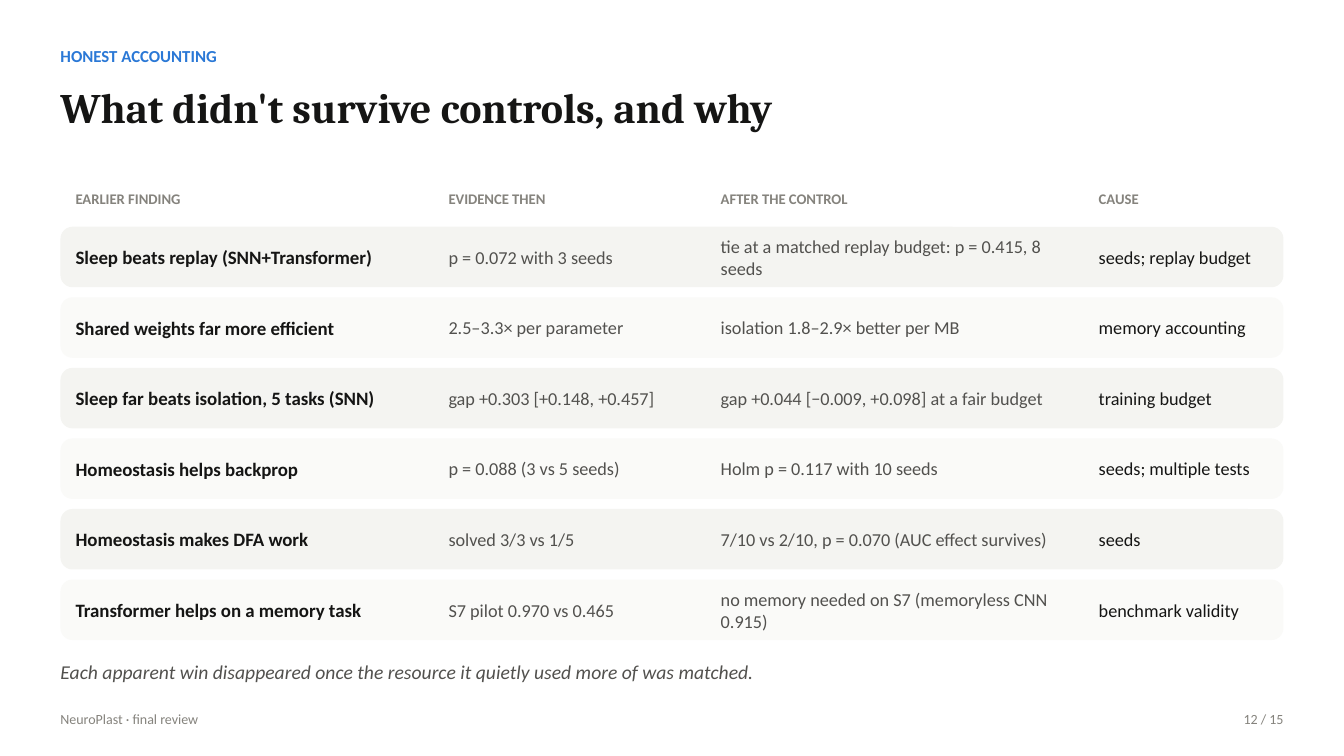
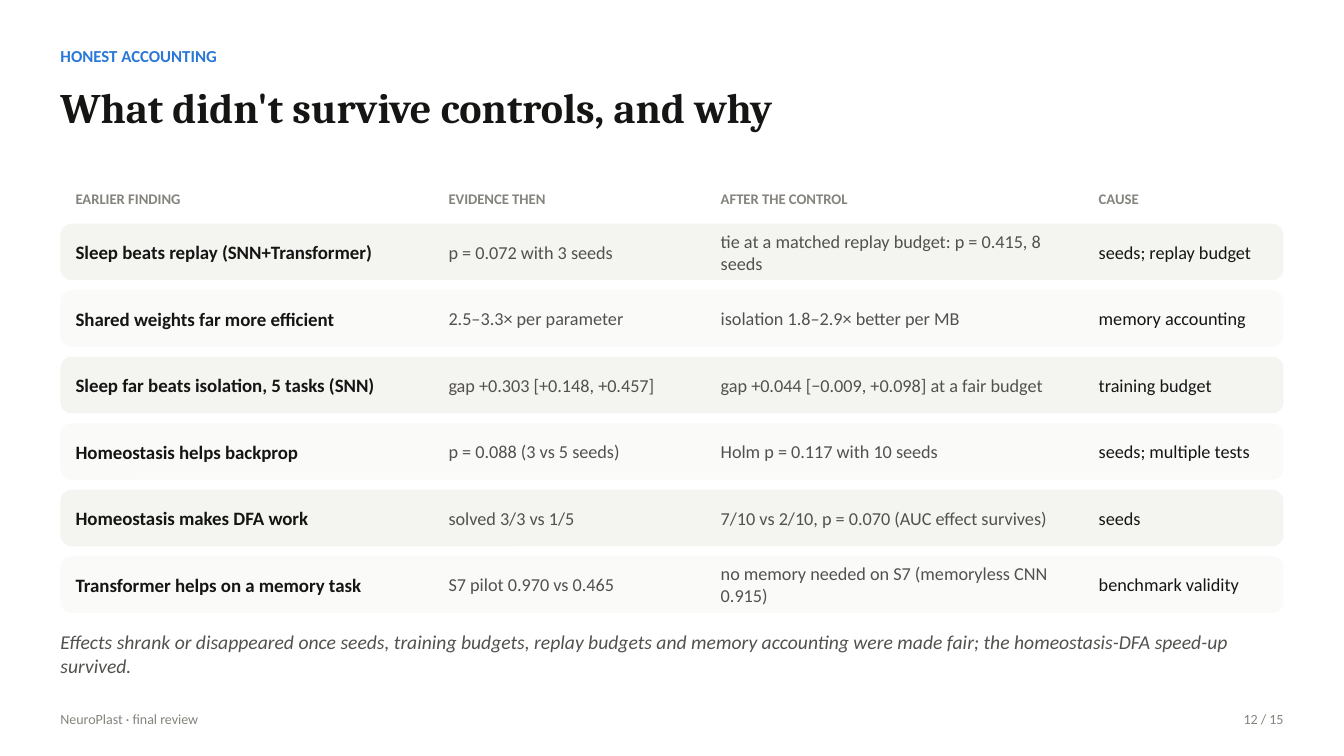
Before and after one commit to VT69/NeuroPlast, a slide deck: slide 12 of presentation/NeuroPlast_final_review.pptx. Drawn at 1344x756 pixels with LibreOffice and Linux fonts; fonts in the diff are those of the drawing. Boxes give left, top, right and bottom in pixels: in the first picture for what was removed or moved away, otherwise in the second. Text is boxed around its words. In the diff, an @@ line names an element or a change of style, - is before the commit and + after.

```diff
--- a/presentation/NeuroPlast_final_review.pptx
+++ b/presentation/NeuroPlast_final_review.pptx
@@ rounded rectangle: place and size @@
-rounded rectangle at [60, 227, 1284, 287]
+rounded rectangle at [60, 224, 1284, 280]
@@ text "Sleep beats replay (SNN+Transformer)": place and size @@
-text "Sleep beats replay (SNN+Transformer)" at [76, 250, 372, 267]
+text "Sleep beats replay (SNN+Transformer)" at [76, 245, 372, 262]
@@ text "p = 0.072 with 3 ...": place and size @@
-text "p = 0.072 with 3 ..." at [449, 251, 613, 267]
+text "p = 0.072 with 3 ..." at [449, 246, 613, 262]
@@ text "tie at a matched replay ...": place and size @@
-text "tie at a matched replay ..." at [721, 240, 1041, 275]
+text "tie at a matched replay ..." at [721, 235, 1041, 270]
@@ text "seeds; replay budget": place and size @@
-text "seeds; replay budget" at [1099, 251, 1251, 267]
+text "seeds; replay budget" at [1099, 246, 1251, 262]
@@ rounded rectangle: place and size @@
-rounded rectangle at [60, 297, 1284, 358]
+rounded rectangle at [60, 290, 1284, 347]
@@ text "Shared weights far more efficient": place and size @@
-text "Shared weights far more efficient" at [76, 321, 334, 339]
+text "Shared weights far more efficient" at [76, 312, 334, 330]
@@ text "2.5–3.3× per parameter": place and size @@
-text "2.5–3.3× per parameter" at [449, 322, 624, 337]
+text "2.5–3.3× per parameter" at [449, 313, 624, 328]
@@ text "isolation 1.8–2.9× better per MB": place and size @@
-text "isolation 1.8–2.9× better per MB" at [721, 321, 959, 337]
+text "isolation 1.8–2.9× better per MB" at [721, 312, 959, 328]
@@ text "memory accounting": place and size @@
-text "memory accounting" at [1099, 321, 1246, 337]
+text "memory accounting" at [1099, 312, 1246, 328]
@@ rounded rectangle: place and size @@
-rounded rectangle at [60, 368, 1284, 429]
+rounded rectangle at [60, 357, 1284, 413]
@@ text "Sleep far beats isolation, 5 ...": place and size @@
-text "Sleep far beats isolation, 5 ..." at [76, 391, 374, 408]
+text "Sleep far beats isolation, 5 ..." at [76, 378, 374, 395]
@@ text "gap +0.303 [+0.148, +0.457]": place and size @@
-text "gap +0.303 [+0.148, +0.457]" at [449, 392, 654, 408]
+text "gap +0.303 [+0.148, +0.457]" at [449, 379, 654, 395]
@@ text "gap +0.044 [−0.009, +0.098] at ...": place and size @@
-text "gap +0.044 [−0.009, +0.098] at ..." at [721, 392, 1043, 408]
+text "gap +0.044 [−0.009, +0.098] at ..." at [721, 379, 1043, 395]
@@ text "training budget": place and size @@
-text "training budget" at [1099, 392, 1212, 408]
+text "training budget" at [1099, 379, 1212, 395]
@@ 4 texts, 1 rounded rectangle: place and size @@
-4 texts, 1 rounded rectangle at [60, 439, 1284, 499]
+4 texts, 1 rounded rectangle at [60, 423, 1284, 480]
@@ rounded rectangle: place and size @@
-rounded rectangle at [60, 509, 1284, 570]
+rounded rectangle at [60, 490, 1284, 546]
@@ text "Homeostasis makes DFA work": place and size @@
-text "Homeostasis makes DFA work" at [76, 532, 309, 546]
+text "Homeostasis makes DFA work" at [76, 511, 309, 525]
@@ text "solved 3/3 vs 1/5": place and size @@
-text "solved 3/3 vs 1/5" at [449, 533, 574, 547]
+text "solved 3/3 vs 1/5" at [449, 512, 574, 526]
@@ text "7/10 vs 2/10, p = ...": place and size @@
-text "7/10 vs 2/10, p = ..." at [721, 533, 1046, 549]
+text "7/10 vs 2/10, p = ..." at [721, 512, 1046, 528]
@@ text "seeds": place and size @@
-text "seeds" at [1099, 533, 1141, 546]
+text "seeds" at [1099, 512, 1141, 525]
@@ rounded rectangle: place and size @@
-rounded rectangle at [60, 580, 1284, 640]
+rounded rectangle at [60, 557, 1284, 613]
@@ text "Transformer helps on a memory ...": place and size @@
-text "Transformer helps on a memory ..." at [76, 603, 361, 620]
+text "Transformer helps on a memory ..." at [76, 578, 361, 595]
@@ text "S7 pilot 0.970 vs 0.465": place and size @@
-text "S7 pilot 0.970 vs 0.465" at [449, 604, 614, 620]
+text "S7 pilot 0.970 vs 0.465" at [449, 578, 614, 594]
@@ text "no memory needed on S7 ...": place and size @@
-text "no memory needed on S7 ..." at [721, 593, 1047, 631]
+text "no memory needed on S7 ..." at [721, 567, 1047, 605]
@@ text "benchmark validity": place and size @@
-text "benchmark validity" at [1099, 604, 1239, 620]
+text "benchmark validity" at [1099, 578, 1239, 594]
@@ text at [60, 635, 1228, 673]: text changed @@
-Each apparent win disappeared once the resource it quietly used more of was matched.
+Effects shrank or disappeared once seeds, training budgets, replay budgets and memory accounting were made fair; the homeostasis-DFA speed-up survived.
```
Also in this commit, not shown: 4 other slides changed, 27 other files.
